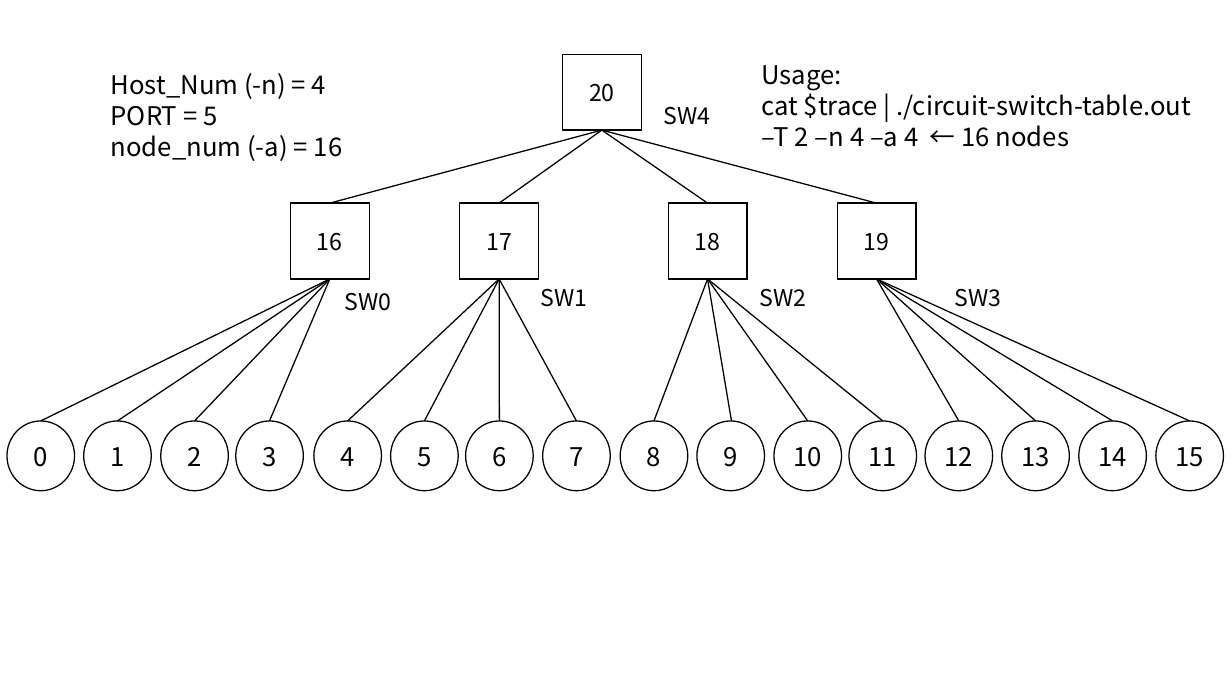
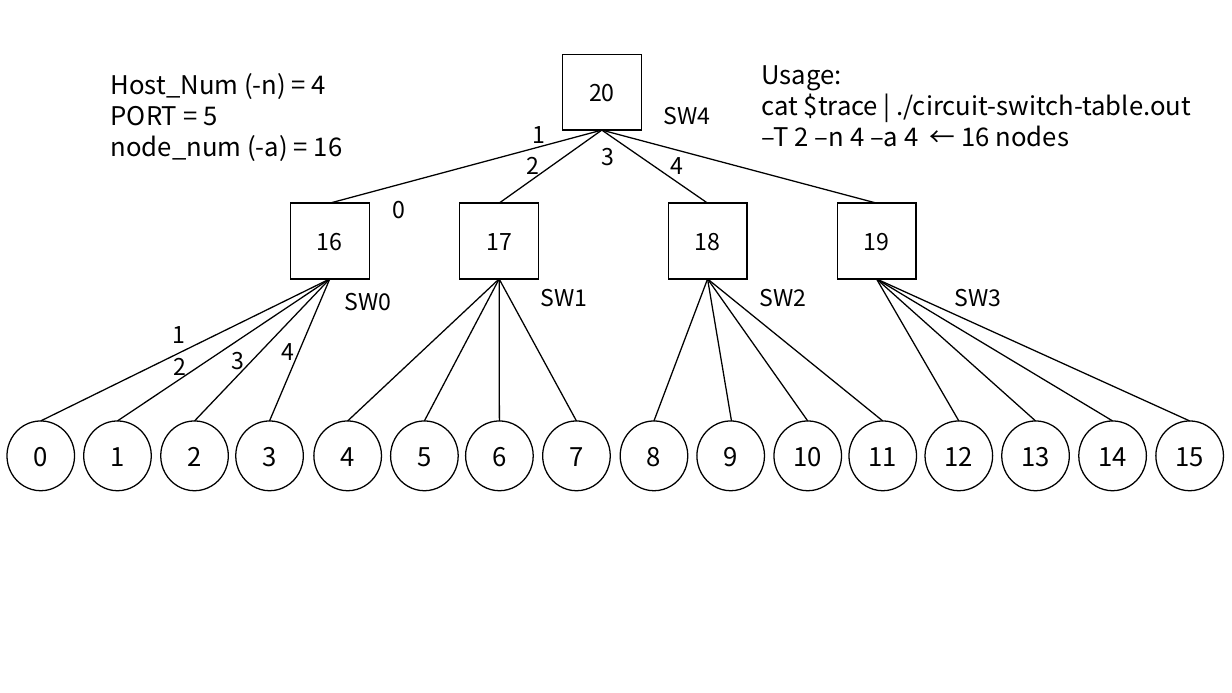
Before and after one commit to KoibuchiLab/circuit-switch-table, a slide deck: slide 11 of fig/sw.pptx. Drawn at 1232x693 pixels with LibreOffice and Linux fonts; fonts in the diff are those of the drawing. Boxes give left, top, right and bottom in pixels: in the first picture for what was removed or moved away, otherwise in the second. Text is boxed around its words. In the diff, an @@ line names an element or a change of style, - is before the commit and + after.

```diff
--- a/fig/sw.pptx
+++ b/fig/sw.pptx
@@ text added at [532,126,545,149], 18 pt, text #000000 @@
+1
@@ text added at [602,147,615,166], 18 pt, text #000000 @@
+3
@@ text added at [526,150,539,179], 18 pt, text #000000 @@
+2
@@ text added at [670,150,683,179], 18 pt, text #000000 @@
+4
@@ text added at [392,200,405,219], 18 pt, text #000000 @@
+0
@@ text added at [172,326,185,343], 18 pt, text #000000 @@
+1
@@ text added at [174,352,187,381], 18 pt, text #000000 @@
+2
@@ text added at [231,351,244,375], 18 pt, text #000000 @@
+3
@@ text added at [281,343,294,365], 18 pt, text #000000 @@
+4
```
Also in this commit, not shown: 1 other file.
